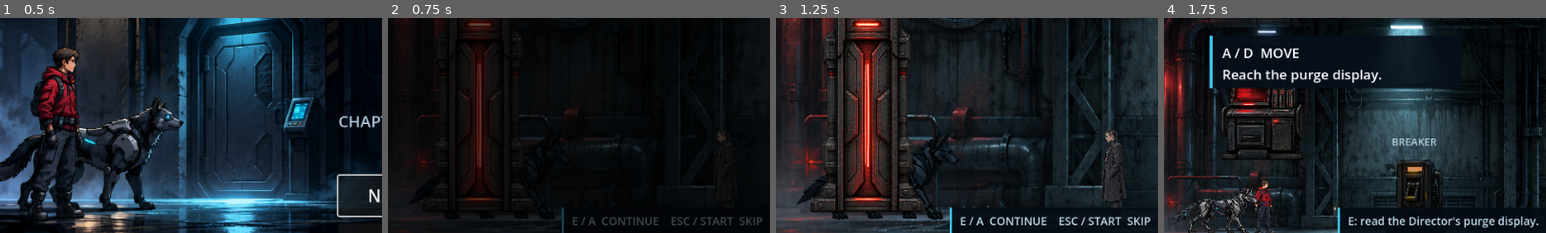
Above: before the commit, frames 1-4 (left to right).
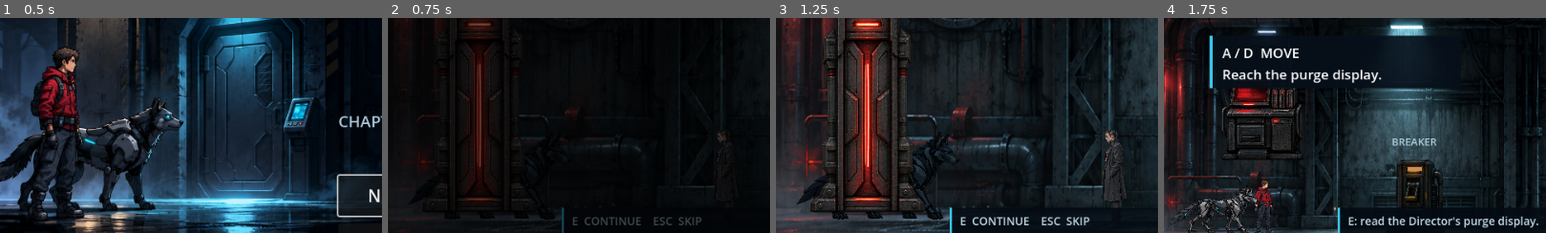
Above: after the commit, the same moments.

Repository: MrDemonWolf/wolf-override
Game: Godot game, scene res://scenes/main.tscn
Same seed, same stepped clock (60 frames per second), same inputs: the game is played once before the commit and once after it.
Inputs:
- Up to frame 1 (0.5 s): no input
- Up to frame 2 (0.75 s): click "NEW GAME" at 0.5 s
- Up to frame 3 (1.25 s): no input
- Up to frame 4 (1.75 s): click "SKIP" at 1.25 s
The pictures show only the part of the screen within x 4-54%, y 31-81%; the shares and areas given below are measured in that part.

Frame 1 is identical in both runs. In frame 2, 0.8% of the frame differs, in the area x 50-98%, y 92-97%; in frame 3, 1.2%; in frame 4, nothing differs.

Commit message:
Adapt dialogue choices to keyboard controller and touch

Diff:
--- a/apps/game/scripts/main.gd
+++ b/apps/game/scripts/main.gd
@@ -60,6 +60,7 @@
 var save_path: String = M0State.SAVE_PATH
 var settings_path: String = "user://settings.cfg"
 var touch_enabled: bool = OS.has_feature("ios") or OS.has_feature("android")
+var controller_active: bool = false
 var title_open: bool = true
 var intro_active: bool = false
 var intro_step: int = 0
@@ -456,6 +457,17 @@
 		get_viewport().set_input_as_handled()
 
 
+func _input(event: InputEvent) -> void:
+	var use_controller: bool = controller_active
+	if event is InputEventJoypadButton and event.pressed or event is InputEventJoypadMotion and absf(event.axis_value) > 0.45:
+		use_controller = true
+	elif event is InputEventScreenTouch and event.pressed or event is InputEventScreenDrag or event is InputEventKey and event.pressed or event is InputEventMouseButton and event.pressed:
+		use_controller = false
+	if use_controller != controller_active:
+		controller_active = use_controller
+		_refresh_ui()
+
+
 func _load_game() -> void:
 	get_tree().paused = false
 	pause_overlay.hide()
@@ -755,28 +767,37 @@
 
 
 func _refresh_ui() -> void:
+	var touch_layout: bool = touch_enabled and not controller_active
 	pause_button.visible = not title_open and not chapter_close_active and not pause_overlay.visible
 	pause_button.text = "SKIP" if intro_active else "PAUSE"
-	touch_controls.visible = (touch_enabled or waiting_for_choice) and not title_open and not pause_overlay.visible
+	touch_controls.visible = (touch_layout or waiting_for_choice) and not title_open and not pause_overlay.visible
 	var touch_move: bool = not intro_active and not chapter_close_active and not waiting_for_choice
-	touch_left.visible = touch_enabled and touch_move
-	touch_right.visible = touch_enabled and touch_move
-	touch_use.visible = touch_enabled and not waiting_for_choice
+	touch_left.visible = touch_layout and touch_move
+	touch_right.visible = touch_layout and touch_move
+	touch_use.visible = touch_layout and not waiting_for_choice
 	touch_use.text = "CONTINUE" if intro_active or chapter_close_active else "USE"
 	touch_choice_1.visible = waiting_for_choice
 	touch_choice_2.visible = waiting_for_choice
 	if waiting_for_choice:
-		touch_choice_1.text = "1  USE WOLF'S READOUT" if choice_context == "mirror" else "1  %s" % M0State.CHOICE_TEXT[M0State.DISCLOSE]
-		touch_choice_2.text = "2  USE MANUAL PORT" if choice_context == "mirror" else "2  %s" % M0State.CHOICE_TEXT[M0State.PRESS]
+		touch_choice_1.position = Vector2(42.0, 355.0) if touch_layout else Vector2(396.0, 350.0)
+		touch_choice_2.position = Vector2(490.0, 355.0) if touch_layout else Vector2(396.0, 396.0)
+		touch_choice_1.size = Vector2(428.0, 76.0) if touch_layout else Vector2(522.0, 40.0)
+		touch_choice_2.size = Vector2(428.0, 76.0) if touch_layout else Vector2(522.0, 40.0)
+		touch_choice_1.add_theme_font_size_override("font_size", 17 if touch_layout else 16)
+		touch_choice_2.add_theme_font_size_override("font_size", 17 if touch_layout else 16)
+		var choice_1_key: String = "X" if controller_active else "1"
+		var choice_2_key: String = "Y" if controller_active else "2"
+		touch_choice_1.text = "%s  %s" % [choice_1_key, "USE WOLF'S READOUT" if choice_context == "mirror" else M0State.CHOICE_TEXT[M0State.DISCLOSE]]
+		touch_choice_2.text = "%s  %s" % [choice_2_key, "USE MANUAL PORT" if choice_context == "mirror" else M0State.CHOICE_TEXT[M0State.PRESS]]
 	tutorial_prompt.visible = not title_open and not intro_active and state.chapter_id == "lockdown" and tutorial_step < 2
 	if tutorial_prompt.visible:
 		if tutorial_step == 0:
-			var move_label: String = "HOLD ◀ / ▶" if touch_enabled else ("STICK / D-PAD MOVE" if not Input.get_connected_joypads().is_empty() else "A / D  MOVE")
+			var move_label: String = "HOLD ◀ / ▶" if touch_layout else ("STICK / D-PAD MOVE" if controller_active else "A / D  MOVE")
 			tutorial_text.text = "%s\nReach the purge display." % move_label
 		elif human.position.x <= 230.0:
-			tutorial_text.text = "%s\nSee what the Director is deleting." % ("TAP USE" if touch_enabled else "E  READ DISPLAY")
+			tutorial_text.text = "%s\nSee what the Director is deleting." % ("TAP USE" if touch_layout else ("A  READ DISPLAY" if controller_active else "E  READ DISPLAY"))
 		else:
-			tutorial_text.text = "%s\nFind the red purge display." % ("HOLD ◀ / ▶" if touch_enabled else "A / D  RETURN")
+			tutorial_text.text = "%s\nFind the red purge display." % ("HOLD ◀ / ▶" if touch_layout else ("STICK / D-PAD RETURN" if controller_active else "A / D  RETURN"))
 	if title_open:
 		top_card.hide()
 		return
@@ -784,13 +805,13 @@
 		if last_top_card_key != "intro":
 			last_top_card_key = "intro"
 			_show_top_card("03:17 / CONTAINMENT\nWOLF//OVERRIDE", 2.6)
-		_set_dialogue(status_line, "TAP CONTINUE  /  SKIP" if touch_enabled else "E / A  CONTINUE    ESC / START  SKIP")
+		_set_dialogue(status_line, "TAP CONTINUE  /  SKIP" if touch_layout else ("A  CONTINUE    START  SKIP" if controller_active else "E  CONTINUE    ESC  SKIP"))
 		return
 	if chapter_close_active:
 		if last_top_card_key != "chapter_close":
 			last_top_card_key = "chapter_close"
 			_show_top_card("RECORDS ACCESS\nFIRST COPY SECURED", 3.4)
-		_set_dialogue(status_line, "TAP CONTINUE" if touch_enabled else "E / A  CONTINUE")
+		_set_dialogue(status_line, "TAP CONTINUE" if touch_layout else ("A  CONTINUE" if controller_active else "E  CONTINUE"))
 		return
 	breaker_art.modulate = Color.WHITE if state.breaker_armed else Color("#879ba5")
 	breaker_status_light.color = Color("#8be3ff") if state.breaker_armed else Color("#d48954")
@@ -803,7 +824,12 @@
 		last_top_card_key = card_key
 		var location: String = "RECORDS ACCESS / FIRST COPY" if state.chapter_id == "records" else "MAINTENANCE / LOCKDOWN"
 		_show_top_card("%s\n%s" % [location, _objective()], 3.4)
-	_set_dialogue(status_line, "" if waiting_for_choice else (_context_hint().replace("E:", "USE:") if touch_enabled else _context_hint()))
+	var hint: String = _context_hint()
+	if touch_layout:
+		hint = hint.replace("E:", "USE:")
+	elif controller_active:
+		hint = hint.replace("E:", "A:")
+	_set_dialogue(status_line, "" if waiting_for_choice else hint)
 
 
 func _set_dialogue(message: String, hint: String) -> void:
--- a/apps/game/tests/m0_scene_test.gd
+++ b/apps/game/tests/m0_scene_test.gd
@@ -124,6 +124,7 @@
 	_expect(speaker.text == "WOLF" and story.text.contains("coolant fault") and not story.text.contains("\n1  "), "dialogue identifies WOLF and keeps response text out of the question")
 	_expect(not context_hint.visible and choice_1_button.visible and choice_2_button.visible, "disagreement offers visible choices without a competing interaction hint")
 	_expect(choice_1_button.text.contains(State.CHOICE_TEXT[State.DISCLOSE]) and choice_2_button.text.contains(State.CHOICE_TEXT[State.PRESS]), "choice buttons show the complete response text")
+	_expect(choice_1_button.size.y == 40.0 and choice_2_button.size.y == 40.0 and choice_1_button.text.begins_with("1  "), "keyboard choices use compact cards with number prompts")
 	await _tap(&"choice_1")
 	if not _require(state.memory.get("choice_id") == State.DISCLOSE, "first dialogue key records disclosed risk"):
 		return
--- a/apps/game/tests/ui_controls_test.gd
+++ b/apps/game/tests/ui_controls_test.gd
@@ -35,6 +35,23 @@
 	await process_frame
 	use.button_up.emit()
 	_expect(game.get("tutorial_step") == 2 and not (game.get_node("CanvasLayer/TutorialPrompt") as ColorRect).visible, "touch use reads the display and clears the tutorial")
+	game.set("waiting_for_choice", true)
+	game.call("_refresh_ui")
+	var first_choice: Button = touch.get_node("Choice1") as Button
+	var second_choice: Button = touch.get_node("Choice2") as Button
+	_expect(first_choice.size.y == 76.0 and second_choice.position.x > first_choice.position.x, "touch choices retain large side-by-side targets")
+	var controller_event: InputEventJoypadButton = InputEventJoypadButton.new()
+	controller_event.button_index = JOY_BUTTON_X
+	controller_event.pressed = true
+	game.call("_input", controller_event)
+	_expect(first_choice.size.y == 40.0 and second_choice.position.y > first_choice.position.y and first_choice.text.begins_with("X  ") and second_choice.text.begins_with("Y  "), "controller choices use compact stacked cards with action prompts")
+	_expect(not right.visible and not use.visible, "controller input hides mobile touch movement controls")
+	var touch_event: InputEventScreenTouch = InputEventScreenTouch.new()
+	touch_event.pressed = true
+	game.call("_input", touch_event)
+	_expect(first_choice.size.y == 76.0 and first_choice.text.begins_with("1  "), "touch input restores large choice targets")
+	game.set("waiting_for_choice", false)
+	game.call("_refresh_ui")
 	game.call("_pause_game")
 	var overlay: PauseOverlay = game.get_node("CanvasLayer/PauseOverlay") as PauseOverlay
 	_expect(paused and overlay.visible, "pause freezes the game and opens the menu")
